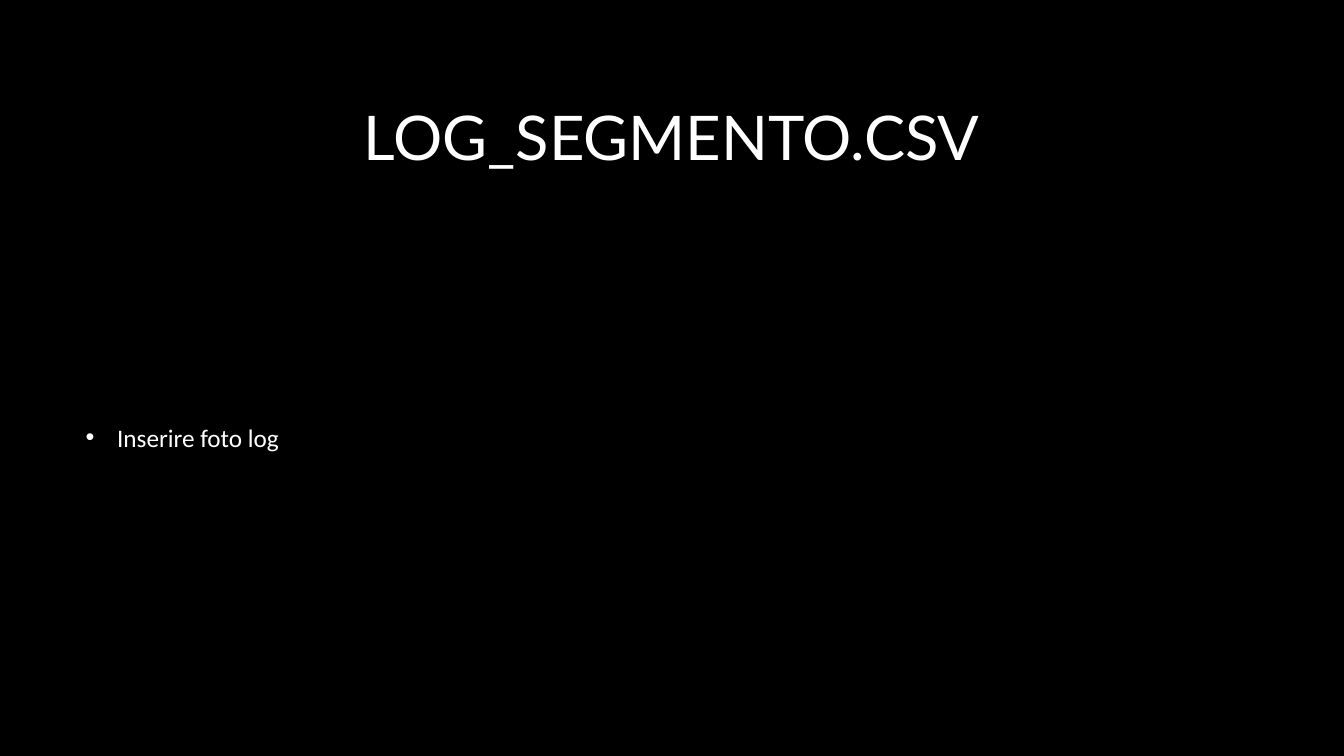
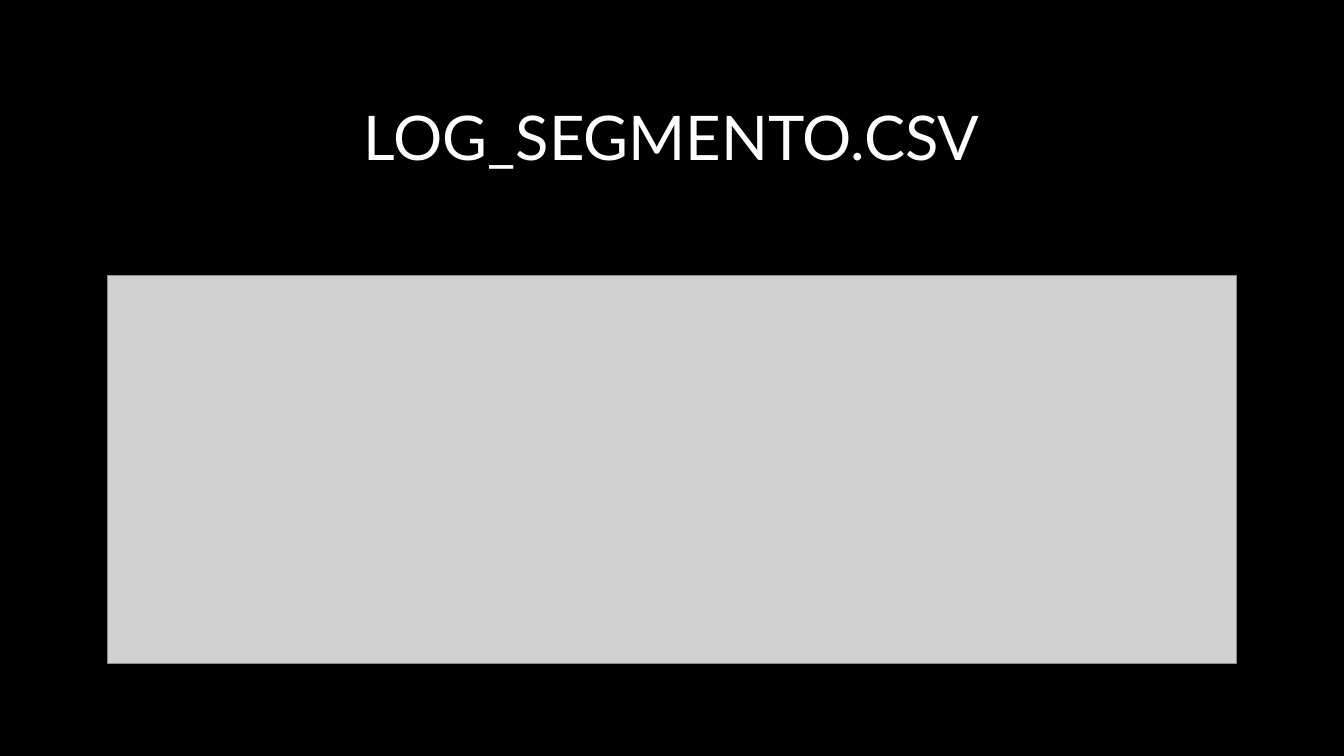
Before and after one commit to IacoSimoncini/dash-ns3, a slide deck: slide 10 of presentazione_ns3.pptx. Drawn at 1344x756 pixels with LibreOffice and Linux fonts; fonts in the diff are those of the drawing; grey boxes stand for pictures; background and template pictures are left out. Boxes give left, top, right and bottom in pixels: in the first picture for what was removed or moved away, otherwise in the second. Text is boxed around its words. In the diff, an @@ line names an element or a change of style, - is before the commit and + after.

```diff
--- a/presentazione_ns3.pptx
+++ b/presentazione_ns3.pptx
@@ picture added at box(108, 275, 1236, 664) @@
@@ text removed at box(117, 429, 279, 452) @@
-• Inserire foto log
```
Also in this commit, not shown: 1 other slide changed.
